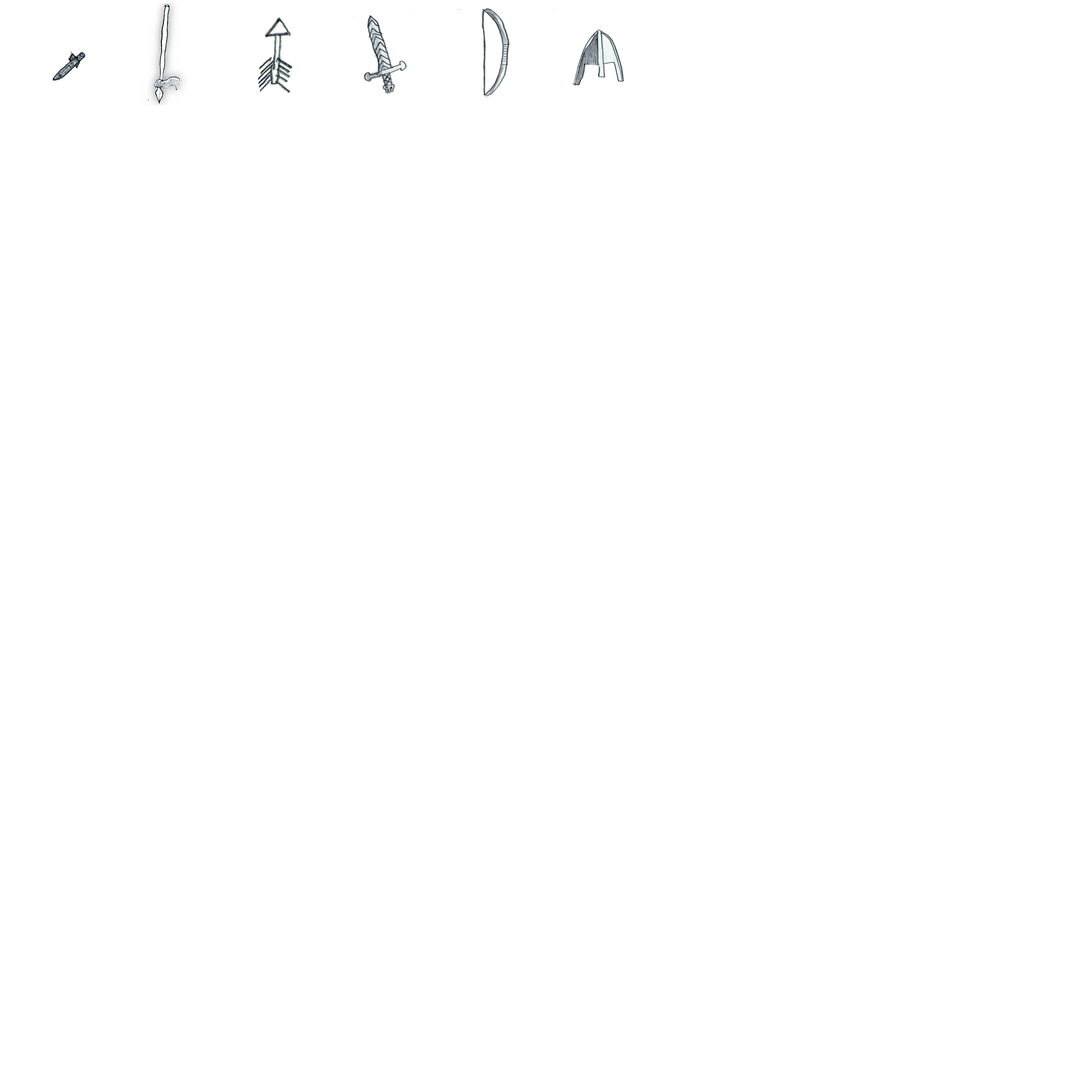
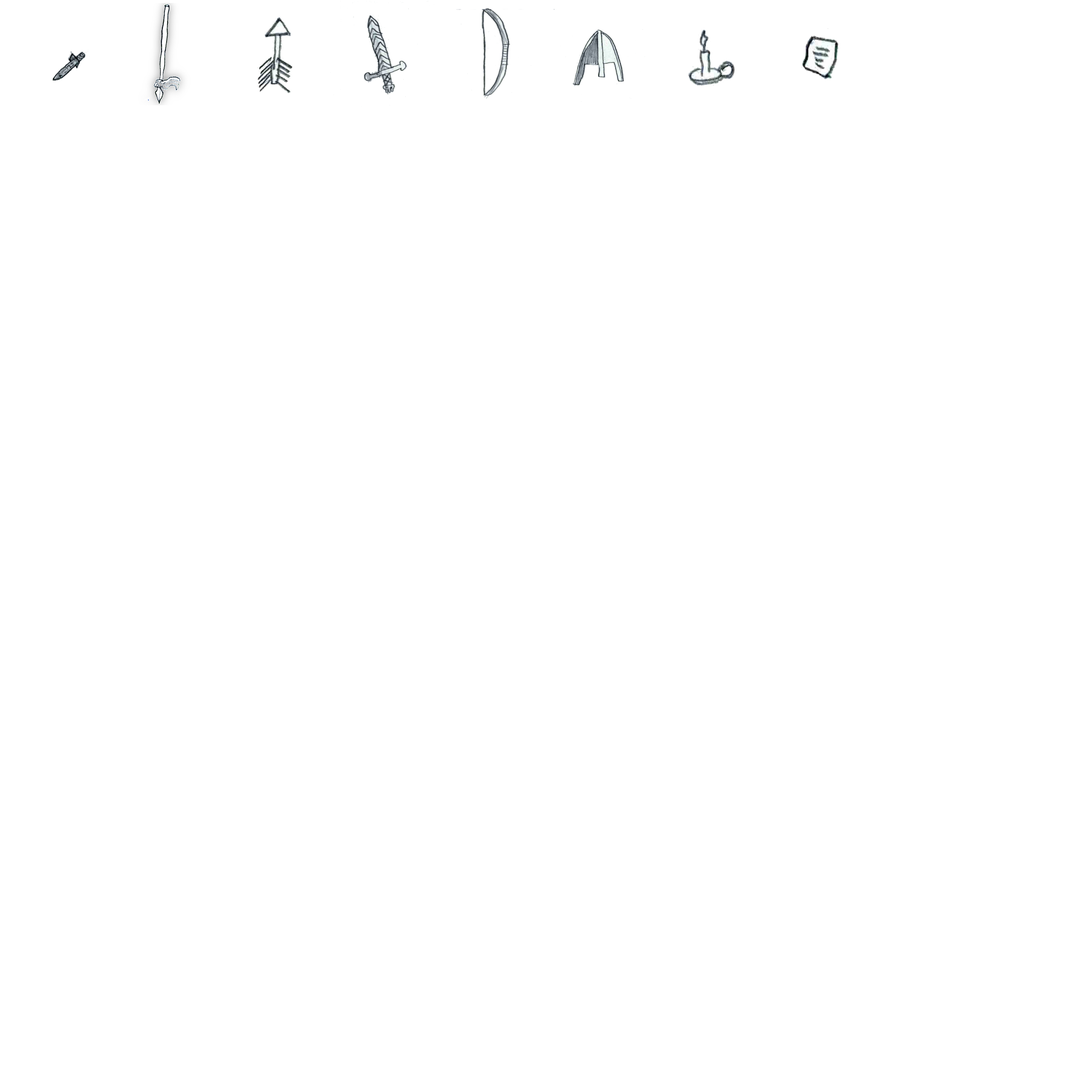
Revision of a layered w=1091, h=1091 image; what changed, layer by layer:
painted on "Background" over (688, 28, 840, 87)
